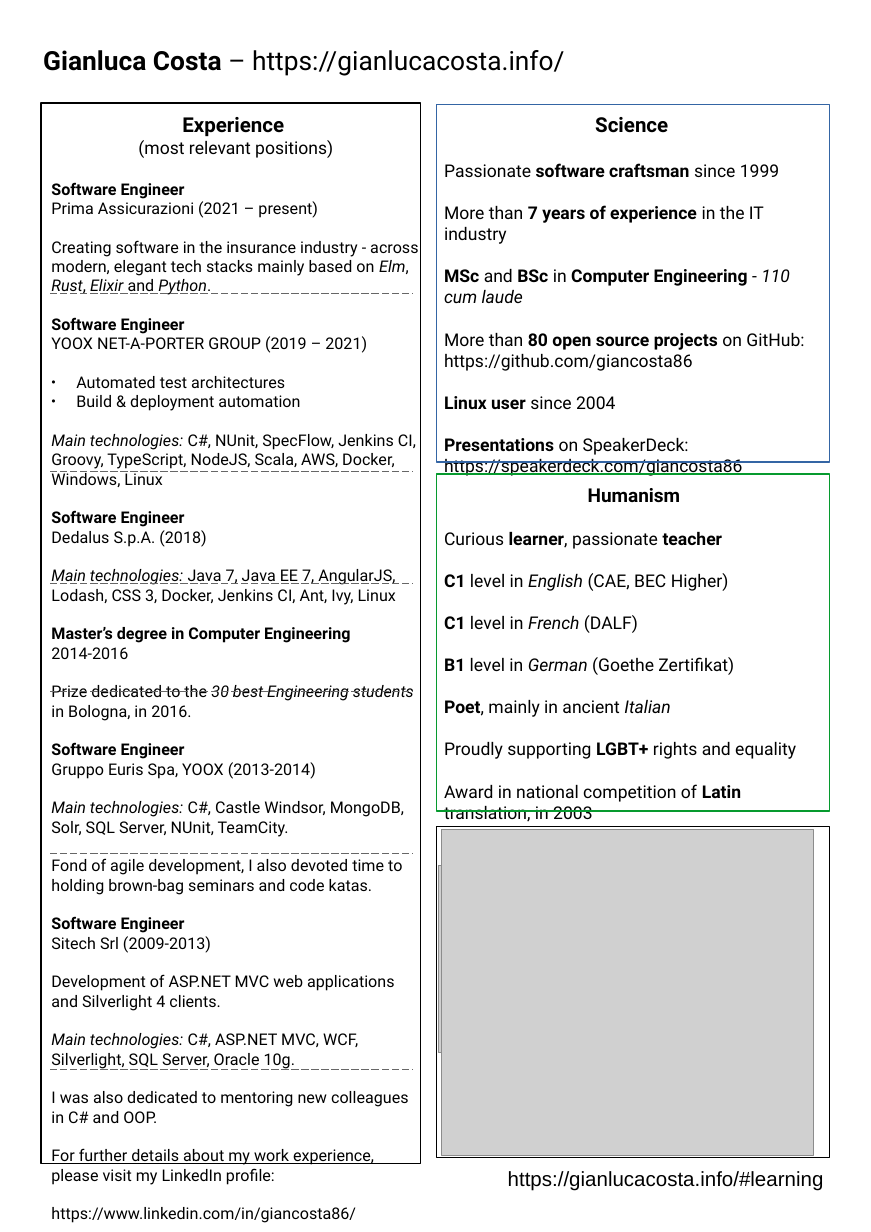
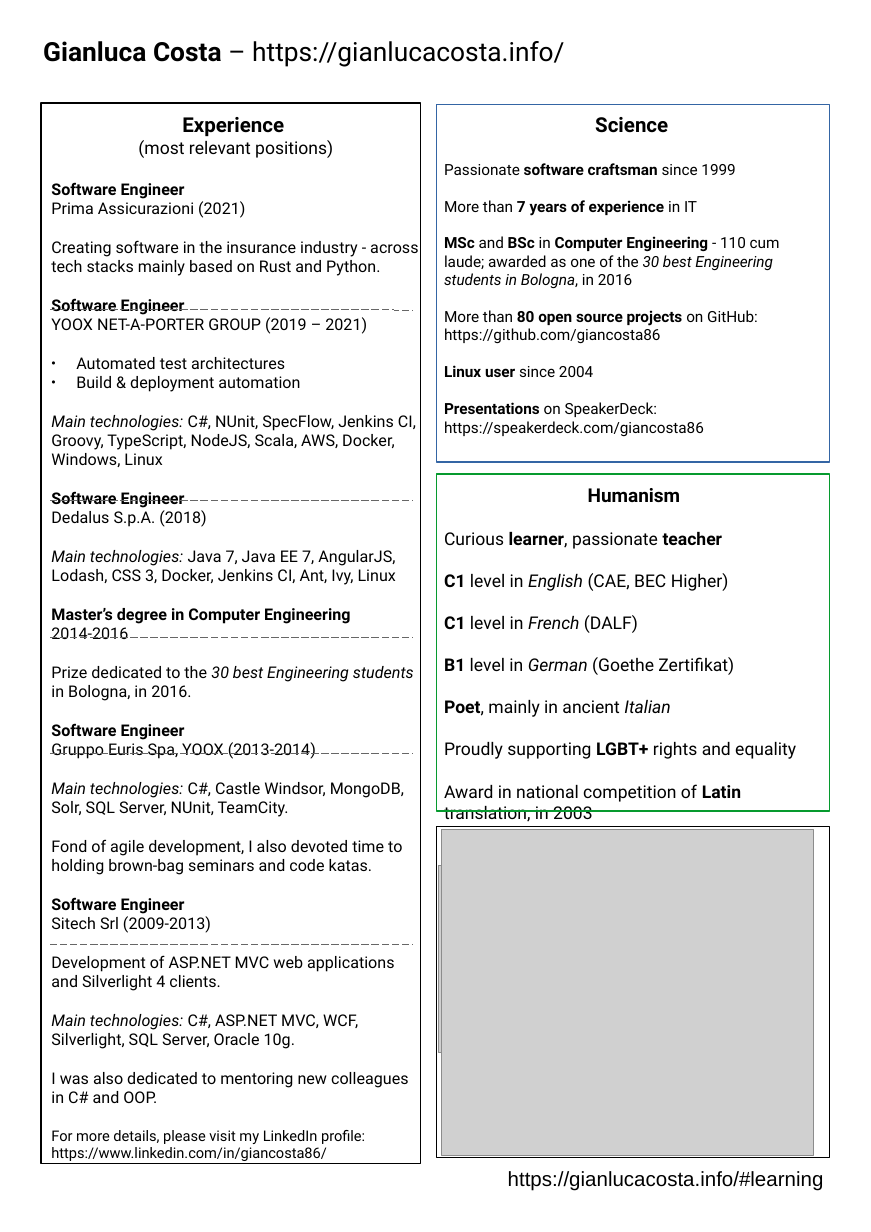
Before and after one commit to giancosta86/giancosta86.github.io, a slide deck: slide 1 of cv_costa_en.odp. Drawn at 871x1232 pixels with LibreOffice and Linux fonts; fonts in the diff are those of the drawing; grey boxes stand for pictures. Boxes give left, top, right and bottom in pixels: in the first picture for what was removed or moved away, otherwise in the second. Text is boxed around its words. In the diff, an @@ line names an element or a change of style, - is before the commit and + after.

```diff
--- a/cv_costa_en.odp
+++ b/cv_costa_en.odp
@@ text "Gianluca Costa – https://gianlucacosta.info/": place and size @@
-text "Gianluca Costa – https://gianlucacosta.info/" at [43, 50, 564, 76]
+text "Gianluca Costa – https://gianlucacosta.info/" at [43, 41, 564, 67]
@@ text at [444, 163, 780, 344]: text changed; size 12 to 10.5 pt @@
-Passionate software craftsman since 1999
-More than 7 years of experience in the IT industry
-MSc and BSc in Computer Engineering - 110 cum laude
-More than 80 open source projects on GitHub: https://github.com/giancosta86
+Passionate software craftsman since 1999
+More than 7 years of experience in IT
+MSc and BSc in Computer Engineering - 110 cum laude; awarded as one of the 30 best Engineering students in Bologna, in 2016
+More than 80 open source projects on GitHub: https://github.com/giancosta86
@@ text at [51, 182, 418, 276]: text changed @@
-Software Engineer
-Prima Assicurazioni (2021 – present)
-Creating software in the insurance industry - across modern, elegant tech stacks mainly based on Elm, Rust, Elixir and Python.
+Software Engineer
+Prima Assicurazioni (2021)
+Creating software in the insurance industry - across tech stacks mainly based on Rust and Python.
@@ line moved from (51, 293) - (413, 293) to (51, 310) - (413, 310) @@
@@ text at [444, 365, 704, 436]: size 12 to 10.5 pt in "Linux user since 2004", "Presentations on SpeakerDeck: https://speakerdeck.com/gianco ..." @@
@@ line moved from (51, 472) - (413, 472) to (51, 500) - (413, 500) @@
@@ line moved from (51, 583) - (413, 583) to (51, 637) - (413, 637) @@
@@ line removed from (51, 691) to (413, 691) @@
@@ line moved from (51, 1069) - (413, 1069) to (51, 753) - (413, 753) @@
@@ text at [51, 897, 409, 1161]: text changed @@
-Software Engineer
-Sitech Srl (2009-2013)
-Development of ASP.NET MVC web applications and Silverlight 4 clients.
-Main technologies: C#, ASP.NET MVC, WCF, Silverlight, SQL Server, Oracle 10g.
-I was also dedicated to mentoring new colleagues in C# and OOP.
-For further details about my work experience, please visit my LinkedIn profile:
-https://www.linkedin.com/in/giancosta86/
+Software Engineer
+Sitech Srl (2009-2013)
+Development of ASP.NET MVC web applications and Silverlight 4 clients.
+Main technologies: C#, ASP.NET MVC, WCF, Silverlight, SQL Server, Oracle 10g.
+I was also dedicated to mentoring new colleagues in C# and OOP.
+For more details, please visit my LinkedIn profile:
+https://www.linkedin.com/in/giancosta86/
@@ line moved from (51, 853) - (413, 853) to (51, 945) - (413, 945) @@
```
Also in this commit, not shown: 1 other file.
